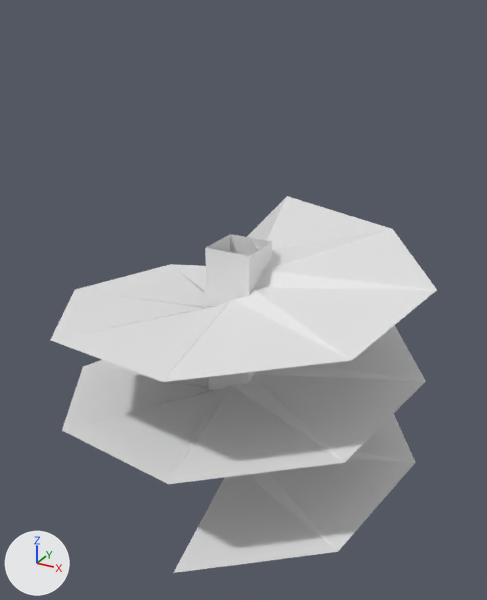
What one commit did to the Blender file blender/corkscrew.blend.
Both versions are drawn from a 50 mm lens placed at (12.7, -22.8, 9.0), pointed at (0.4, -0.4, -2.2). The lights are fixed; the arrows at lower left show +X, +Y and +Z.

Script lines for the objects in view, before the commit:
```python
me_circle_001 = bpy.data.meshes.new('Circle.001')
me_circle_001.from_pydata(...)  # 6 vertices, 2 faces; spans x -1.54..7.75, y -7.75..-0.2, z 0.0..1.03
me_circle_001.materials.append(mat_texture)  # its picture is missing
# before: 0 (-1.54, -7.75, 0.0) at pixel (287, 196), 1 (4.39, -6.57, 0.5) at pixel (392, 228), 2 (-0.2, -1.0, 0.0) at pixel (246, 236), 3 (0.57, -0.85, 0.52), 4 (7.75, -1.54, 1.0) at pixel (437, 289)
# before: 5 (1.0, -0.2, 1.03) at pixel (263, 270)
me_cube_001 = bpy.data.meshes.new('Cube.001')
me_cube_001.from_pydata([(-1.0, -1.0, 0.0), (-1.0, 1.0, 0.0), (1.0, 1.0, 0.0), (1.0, -1.0, 0.0), (-1.0, -1.0, 10.0), (-1.0, 1.0, 10.0), (1.0, 1.0, 10.0), (1.0, -1.0, 10.0)], [], [(4, 5, 1, 0), (5, 6, 2, 1), (6, 7, 3, 2), (7, 4, 0, 3), (7, 6, 5, 4)])
me_cube_001.materials.append(mat_texture)  # its picture is missing
ob_axle = bpy.data.objects.new('axle', me_cube_001)
ob_axle.location = (0.0, 0.0, 0.0)
ob_axle.rotation_euler = (3.142, 0.0, 0.0)  # degrees (180, 0, 0)
ob_circle = bpy.data.objects.new('Circle', me_circle_001)
ob_circle.location = (0.0, 0.0, 0.0)
ob_circle.rotation_euler = (3.142, 0.0, 0.0)  # degrees (180, 0, 0)
_m = ob_circle.modifiers.new('Array', 'ARRAY')
_m.count = 19
_m.constant_offset_displace = (0.0, 0.0, 0.0)
_m.use_relative_offset = False
_m.merge_threshold = 0.03
_m.use_object_offset = True
_m.offset_object = ob_screwer
ob_screwer = bpy.data.objects.new('Screwer', None)
ob_screwer.location = (0.0, 0.0, -0.5)
ob_screwer.rotation_euler = (3.142, 0.0, -0.785)  # degrees (180, 0, -45)
```
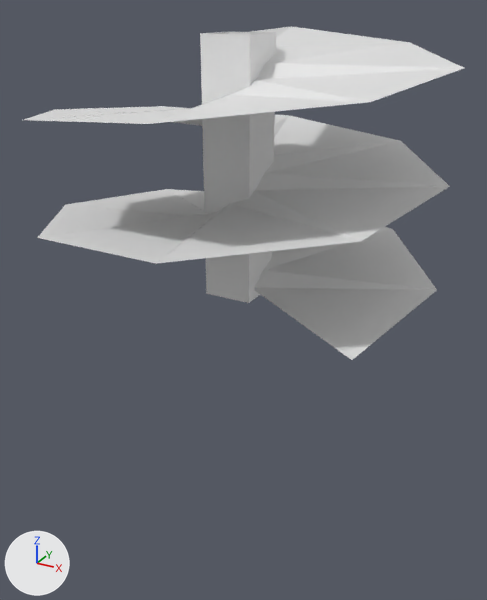
ob_screwer is not drawn itself; it is used by a modifier of ob_circle.

The change, as a diff of the scene's bpy script:
```diff
--- a/blender/corkscrew.blend.py
+++ b/blender/corkscrew.blend.py
@@ me_circle_001 @@
 me_circle_001.from_pydata(...)  # 6 vertices, 2 faces; spans x -1.54..7.75, y -7.75..-0.2, z 0.0..1.03
 # used by ob_circle; location = (0.0, 0.0, 0.0); rotation_euler = (3.142, 0.0, 0.0), in degrees (180, 0, 0)
 # verts and faces of me_circle_001; kept vertices keep their numbers, new ones are numbered from 6
+# me_circle_001 part 1
+delete_vertices([4, 5])  # with the faces that use them
+delete_faces([(0, 2, 3, 1)])
+faces += [(0, 1, 3, 2)]
 me_circle_001.materials.append(mat_texture)
@@ ob_screwer @@
 ob_screwer = bpy.data.objects.new('Screwer', None)
-ob_screwer.location = (0.0, 0.0, -0.5)
+ob_screwer.location = (0.0, 0.0, 7.5)
 ob_screwer.rotation_euler = (3.142, 0.0, -0.785)  # degrees (180, 0, -45)
@@ ob_circle @@
 ob_circle = bpy.data.objects.new('Circle', me_circle_001)
-ob_circle.location = (0.0, 0.0, 0.0)
+ob_circle.location = (0.0, 0.0, 8.0)
 ob_circle.rotation_euler = (3.142, 0.0, 0.0)  # degrees (180, 0, 0)
@@ ob_axle @@
 ob_axle = bpy.data.objects.new('axle', me_cube_001)
-ob_axle.location = (0.0, 0.0, 0.0)
+ob_axle.location = (0.0, 0.0, 8.0)
 ob_axle.rotation_euler = (3.142, 0.0, 0.0)  # degrees (180, 0, 0)
```

What differs and where, as boxes [x1, y1, x2, y2] in the pictures (487 x 600 px):
'Circle', reshaped, moved (14% wider, 11% shorter)
    before: [51, 196, 437, 573]
    after: [24, 26, 464, 360]
'axle', moved
    before: [205, 234, 272, 391]
    after: [200, 31, 276, 303]
part 1 of me_circle_001, cut back
    before: [55, 231, 433, 573]
